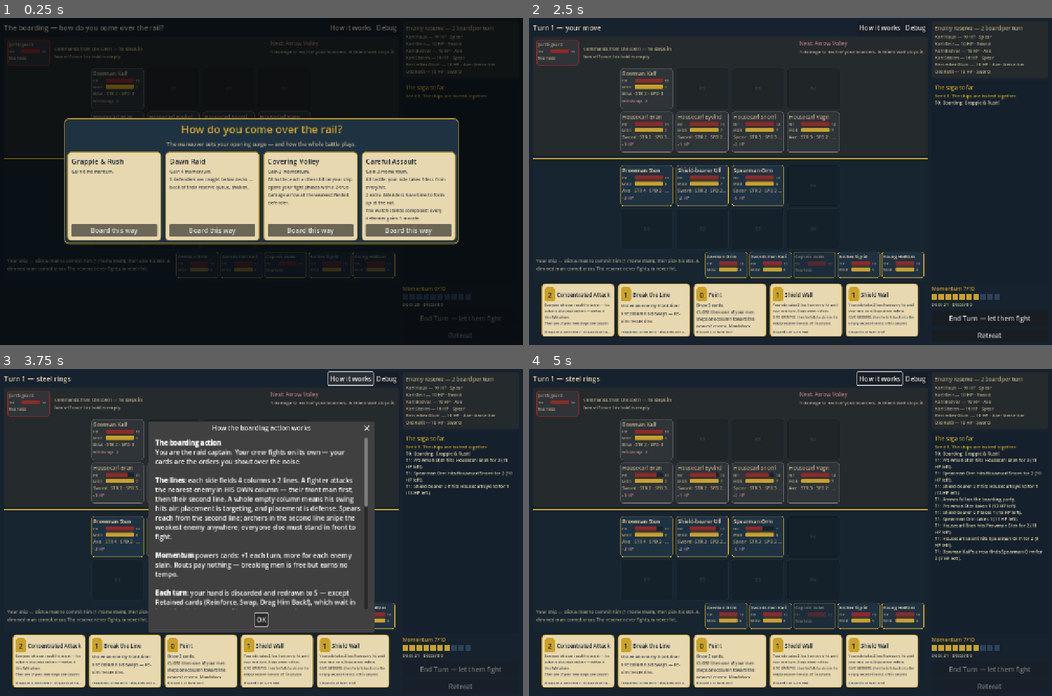
Above: before the commit, frames 1-4 (two rows, left to right).
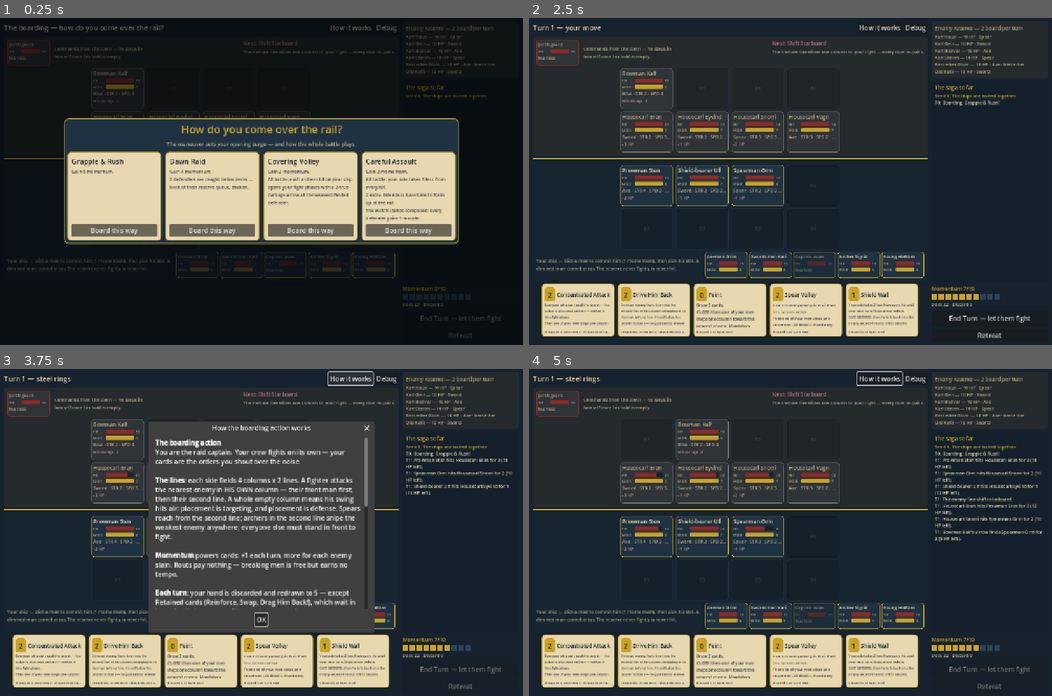
Above: after the commit, the same moments.

Repository: Tonttu84/vikingGame
Game: Godot game, scene res://src/ui/battle_ui.tscn
Same seed, same stepped clock (60 frames per second), same inputs: the game is played once before the commit and once after it.
Inputs:
- Up to frame 1 (0.25 s): no input
- Up to frame 2 (2.5 s): click "How it works" at 0.5 s; click "Debug" at 1.25 s; click "Board this way" at 2 s
- Up to frame 3 (3.75 s): click "End Turn — let them fight" at 2.75 s; click "How it works" at 3.5 s
- Up to frame 4 (5 s): click "OK" at 4.25 s

The runs differ from the first frame. In frame 1, 0.1% of the frame differs, in the area x 46-81%, y 7-89%; in frame 2, 1.2%; in frame 3, 1.2%; in frame 4, 3.2%, in the area x 17-99%, y 7-95%.

Commit message:
Drive Him Back: a disarm that can arm him instead
An enemy front-liner is driven into the second line of his own column,
swapping with the man behind him if there is one and retiring into an empty
slot if there is not. Movement along the line axis, which always has exactly
two positions, so there is no edge case and no board edge.

The card is weapon-aware without a single line of weapon code, because two
shipped rules already say so: a spearman shrugs it off (reach works from
back there), a bowman is UPGRADED by it (sniping is a second-line privilege),
and everyone else is silenced for as long as he stays. Playing it on the
wrong man actively helps them. And by the column rule he keeps taking that
column's blows the whole time — retiring inside your own column is a disarm,
never an escape — so it buys you a free swing, not a removal.

Refused before payment on a man already in their second line. Query
can_drive_back(target) for the precondition and the UI.

Decks: starter x1, veteran x2. Final counts 24 tactics + 3 loot / 36 + 5.

815 checks.

Diff:
--- a/src/core/card.gd
+++ b/src/core/card.gd
@@ -14,6 +14,7 @@
 	PULL_TO_RESERVE,           ## move targeted ally from field to reserve
 	SHOVE,                     ## shove a targeted enemy front-liner one column sideways
 	TAUNT,                     ## drag a named enemy into the front slot of your man's column
+	DRIVE_BACK,                ## drive an enemy front-liner into the second line of his column
 	BLOCK_REINFORCEMENTS,      ## enemy reinforcement step is skipped next enemy turn
 	EXTRA_ATTACK,              ## targeted ally attacks one extra time this fight phase
 	DRAW,                      ## draw cards
--- a/src/core/card_library.gd
+++ b/src/core/card_library.gd
@@ -58,6 +58,15 @@
 	# design asks for once a fight.
 	return CardData.new("taunt", "Taunt", 2, CardData.TargetType.ENEMY,
 			[{"type": CardData.EffectType.TAUNT, "amount": 0}])
+
+
+static func drive_him_back() -> CardData:
+	# Weapon-aware by construction: it silences a swordsman, does nothing to a
+	# spearman (reach works from the second line) and ARMS a bowman, who only
+	# snipes from back there. And it takes him out of Spear Volley's area, so
+	# the two are sequenced the wrong way round at your peril.
+	return CardData.new("drive_him_back", "Drive Him Back", 2, CardData.TargetType.ENEMY,
+			[{"type": CardData.EffectType.DRIVE_BACK, "amount": 0}])
 
 
 static func push_them_back() -> CardData:
@@ -172,7 +181,8 @@
 static func card_ids() -> Array[String]:
 	return [
 		"spear_volley", "concentrated_attack", "shield_wall", "rally",
-		"drag_him_back", "break_the_line", "taunt", "push_them_back",
+		"drag_him_back", "break_the_line", "taunt", "drive_him_back",
+		"push_them_back",
 		"battle_fury", "feint", "war_cry", "terrifying_bellow",
 		"reinforce", "swap",
 		"loot_silver_a", "loot_silver_b", "loot_cauldron",
@@ -189,6 +199,7 @@
 		"drag_him_back": return drag_him_back()
 		"break_the_line": return break_the_line()
 		"taunt": return taunt()
+		"drive_him_back": return drive_him_back()
 		"push_them_back": return push_them_back()
 		"battle_fury": return battle_fury()
 		"feint": return feint()
@@ -205,7 +216,8 @@
 
 
 ## The v0 starter deck: 24 tactics + 3 pieces of loot clogging it. Crossing
-## the rail lives in the deck, so Reinforce/Swap are well represented.
+## the rail lives in the deck, so Reinforce/Trade Places are well represented,
+## and the larboard and starboard riders are carried in equal numbers.
 static func starter_deck() -> Array[CardData]:
 	var deck: Array[CardData] = []
 	for i in 3:
@@ -221,6 +233,7 @@
 	deck.append(drag_him_back())
 	deck.append(break_the_line())
 	deck.append(taunt())
+	deck.append(drive_him_back())
 	deck.append(push_them_back())
 	deck.append(war_cry())
 	deck.append(terrifying_bellow())
@@ -231,7 +244,7 @@
 
 
 ## The veteran raid's deck: the starter vocabulary a summer of raiding later.
-## 34 tactics — deeper on the rail (Reinforce/Swap) and the punch cards — and
+## 36 tactics — deeper on the rail (Reinforce/Trade Places) and the punch cards — and
 ## 5 pieces of loot: success clogs the deck, that's the roguelite bargain.
 static func veteran_deck() -> Array[CardData]:
 	var deck: Array[CardData] = []
@@ -255,6 +268,8 @@
 	# direction and reaches their second line, so it is strictly stronger than
 	# the shove it shares a family with.
 	deck.append(taunt())
+	for i in 2:
+		deck.append(drive_him_back())
 	deck.append(loot("loot_silver_a", "Plundered Silver"))
 	deck.append(loot("loot_silver_b", "Plundered Silver"))
 	deck.append(loot("loot_cauldron", "Iron Cauldron"))
--- a/src/core/combat_engine.gd
+++ b/src/core/combat_engine.gd
@@ -285,6 +285,9 @@
 						else _default_taunt_anchor(target)
 				if anchor == null or not taunt_targets(anchor).has(target):
 					return false
+			CardData.EffectType.DRIVE_BACK:
+				if not can_drive_back(target):
+					return false
 			# The rider gate (docs/card-design-proposal.md §5 Q3): the movement
 			# is part of the price, so a card whose rider cannot move is refused
 			# before payment rather than fizzling. It makes the penalty riders
@@ -386,6 +389,15 @@
 				and f.at(Formation.FRONT, col + dir) == null:
 			out.append(dir)
 	return out
+
+
+## Can this defender be driven off the rail? Only the rank at the rail can be:
+## a man already in their second line has nowhere further back to go. He keeps
+## taking his column's blows either way (Formation.column_melee_target) — the
+## card disarms him, it does not hide him.
+func can_drive_back(target: Character) -> bool:
+	return target != null and state.enemy_formation.has(target) \
+			and state.enemy_formation.line_of(target) == Formation.FRONT
 
 
 ## Everyone Taunt could drag onto this man's column: every fielded defender
@@ -477,6 +489,17 @@
 				state.enemy_formation.place(target, Formation.FRONT, col)
 			state.log_event("%s answers the shout and squares up against %s." %
 					[target.display_name, anchor.display_name])
+		CardData.EffectType.DRIVE_BACK:
+			# Movement is the effect again, so it displaces: the man who was
+			# behind him is promoted into the rank at the rail. Along the line
+			# axis, which always has exactly two positions — no edge case.
+			var col := state.enemy_formation.column_of(target)
+			var behind := state.enemy_formation.at(Formation.BACK, col)
+			if behind != null:
+				state.enemy_formation.swap_positions(target, behind)
+			else:
+				state.enemy_formation.retire(target)
+			state.log_event("%s is driven back out of the rank at the rail." % target.display_name)
 		CardData.EffectType.BLOCK_REINFORCEMENTS:
 			state.block_reinforcements = true
 		CardData.EffectType.EXTRA_ATTACK:
--- a/src/ui/card_text.gd
+++ b/src/ui/card_text.gd
@@ -70,6 +70,8 @@
 			return "Shove an enemy front-liner one column sideways — re-aim THEIR line."
 		CardData.EffectType.TAUNT:
 			return "Name a defender and one of your men: he is dragged into the front slot of your man's column, swapping with whoever stood there."
+		CardData.EffectType.DRIVE_BACK:
+			return "Drive an enemy front-liner into the second line of his column, swapping with the man behind him. He still takes his column's blows — he just cannot answer them."
 		CardData.EffectType.BLOCK_REINFORCEMENTS:
 			return "The enemy gets no reinforcements next turn."
 		CardData.EffectType.EXTRA_ATTACK:
--- a/tests/test_cards.gd
+++ b/tests/test_cards.gd
@@ -233,6 +233,83 @@
 	var card := await _taunt(eng, e1, waiting)
 	assert_true(eng.state.hand.has(card), "a man on your own ship anchors nothing")
 	assert_eq(eng.state.momentum, 5)
+
+
+# --- Drive Him Back: a disarm, and a trade you do not always like -----------
+# docs/card-design-proposal.md §4. An enemy front-liner is driven into the
+# second line of his own column, swapping with the man behind him.
+
+func _drive(eng: CombatEngine, target: Character) -> CardData:
+	var card := CardLibrary.drive_him_back()
+	eng.state.hand.append(card)
+	eng.state.momentum = maxi(eng.state.momentum, card.cost)
+	await eng._play_card(card, target)
+	return card
+
+
+func test_drive_him_back_swaps_with_the_man_behind_him() -> void:
+	var driven := TestHelpers.grunt(E, "driven")
+	var behind := TestHelpers.grunt(E, "behind")
+	var eng := TestHelpers.engine_for({"player_field": [TestHelpers.grunt(P, "p1")],
+			"enemy_field": [driven, behind]})
+	TestHelpers.station(eng.state.enemy_formation, behind, Formation.BACK, 1)
+	TestHelpers.station(eng.state.enemy_formation, driven, Formation.FRONT, 1)
+	await _drive(eng, driven)
+	assert_eq(eng.state.enemy_formation.at(Formation.BACK, 1), driven)
+	assert_eq(eng.state.enemy_formation.at(Formation.FRONT, 1), behind,
+			"you promoted whoever was standing behind him — your choice, not always your friend")
+
+
+func test_drive_him_back_retires_him_into_an_empty_slot() -> void:
+	var driven := TestHelpers.grunt(E, "driven")
+	var eng := TestHelpers.engine_for({"player_field": [TestHelpers.grunt(P, "p1")],
+			"enemy_field": [driven]})
+	TestHelpers.station(eng.state.enemy_formation, driven, Formation.FRONT, 2)
+	await _drive(eng, driven)
+	assert_eq(eng.state.enemy_formation.at(Formation.BACK, 2), driven)
+	assert_eq(eng.state.enemy_formation.at(Formation.FRONT, 2), null)
+
+
+## Fact 1 again, from their side: falling back inside your own column is a
+## disarm, never an escape. He still takes the column's hits — he just cannot
+## answer them.
+func test_a_driven_man_still_takes_his_column_s_blows() -> void:
+	var p1 := TestHelpers.grunt(P, "p1")
+	var driven := TestHelpers.grunt(E, "driven", 30, 6, 3, 3, Weapon.sword())
+	var eng := TestHelpers.engine_for({"player_field": [p1], "enemy_field": [driven]})
+	TestHelpers.station(eng.state.player_formation, p1, Formation.FRONT, 0)
+	TestHelpers.station(eng.state.enemy_formation, driven, Formation.FRONT, 0)
+	await _drive(eng, driven)
+	assert_eq(eng.state.enemy_formation.column_melee_target(0), driven,
+			"an empty front slot does not shield the man behind it")
+	var hp_before := driven.hp
+	await eng._fight_phase(P)
+	assert_true(driven.hp < hp_before, "your man still reaches him")
+	assert_false(eng._can_melee(driven), "and he has no swing to answer with")
+
+
+## The card's whole skill test: it silences a swordsman and ARMS a bowman,
+## because sniping is a second-line privilege.
+func test_driving_a_bowman_back_upgrades_him() -> void:
+	var bow := TestHelpers.grunt(E, "bow", 12, 6, 3, 3, Weapon.bow())
+	var eng := TestHelpers.engine_for({"player_field": [TestHelpers.grunt(P, "p1")],
+			"enemy_field": [bow]})
+	TestHelpers.station(eng.state.enemy_formation, bow, Formation.FRONT, 3)
+	assert_false(eng._is_sniper(bow), "at the rail he is a man with the wrong weapon")
+	await _drive(eng, bow)
+	assert_true(eng._is_sniper(bow), "driven back he starts picking off your weakest — play it on the wrong man and you help them")
+
+
+func test_drive_him_back_is_refused_on_a_second_liner() -> void:
+	var hiding := TestHelpers.grunt(E, "hiding")
+	var eng := TestHelpers.engine_for({"player_field": [TestHelpers.grunt(P, "p1")],
+			"enemy_field": [hiding]})
+	TestHelpers.station(eng.state.enemy_formation, hiding, Formation.BACK, 1)
+	eng.state.momentum = 5
+	var card := await _drive(eng, hiding)
+	assert_true(eng.state.hand.has(card), "he is already off the rail: refused, card kept")
+	assert_eq(eng.state.momentum, 5, "nothing paid")
+	assert_eq(eng.state.enemy_formation.at(Formation.BACK, 1), hiding)
 
 
 func test_cannot_play_unaffordable_card() -> void:
--- a/tests/test_play_queries.gd
+++ b/tests/test_play_queries.gd
@@ -329,6 +329,18 @@
 	assert_eq(eng.taunt_targets(null).size(), 0)
 
 
+func test_can_drive_back_reaches_the_rank_at_the_rail_only() -> void:
+	var eng := _engine()
+	var f := eng.state.enemy_formation
+	var foe := f.fielded()[0]
+	assert_true(eng.can_drive_back(foe), "a front-liner can be driven off the rail")
+	TestHelpers.station(f, foe, Formation.BACK, 2)
+	assert_false(eng.can_drive_back(foe), "there is nowhere further back to drive him")
+	assert_false(eng.can_drive_back(null))
+	assert_false(eng.can_drive_back(eng.state.player_formation.fielded()[0]),
+			"and it is a card you play on them, not on your own line")
+
+
 func test_shove_directions_lists_larboard_before_starboard() -> void:
 	var eng := _engine()
 	var f := eng.state.enemy_formation
